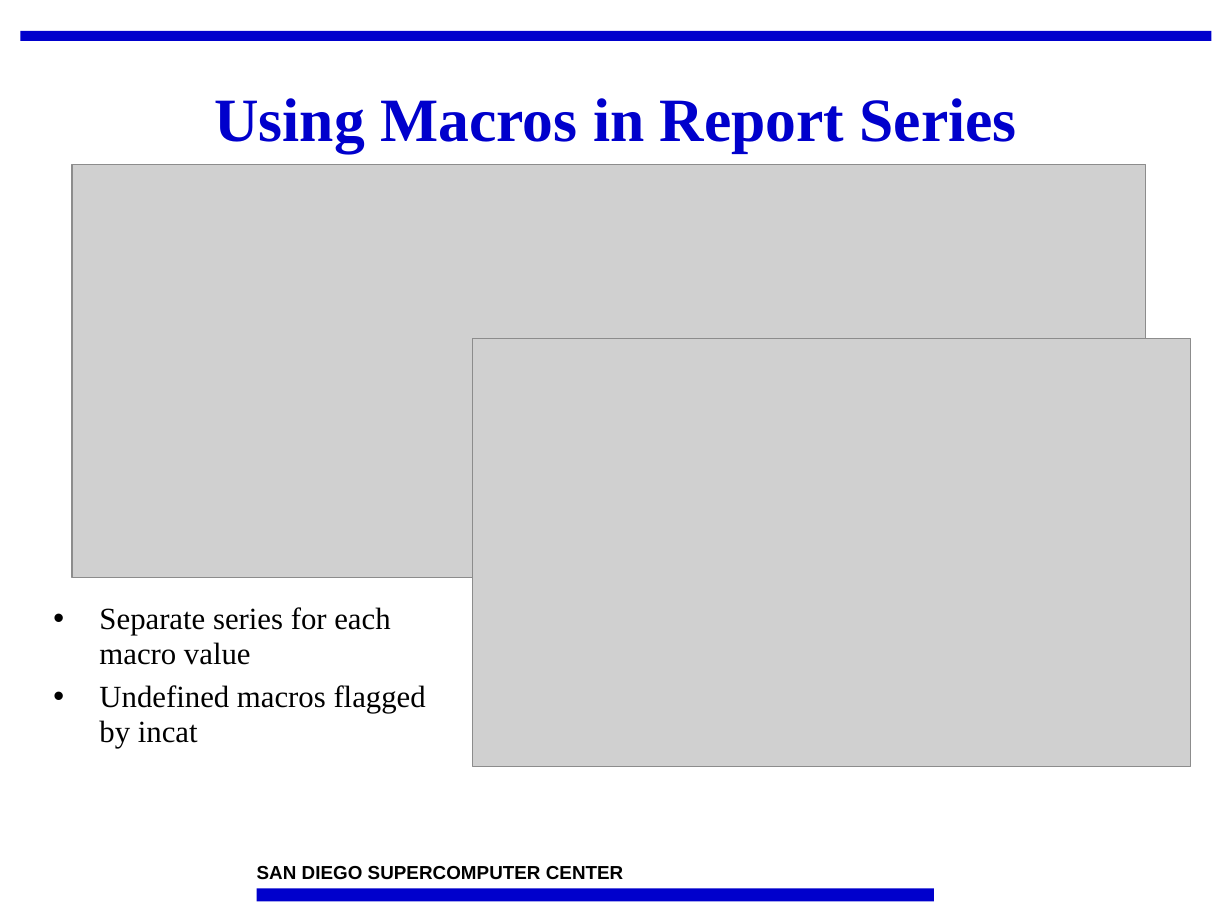
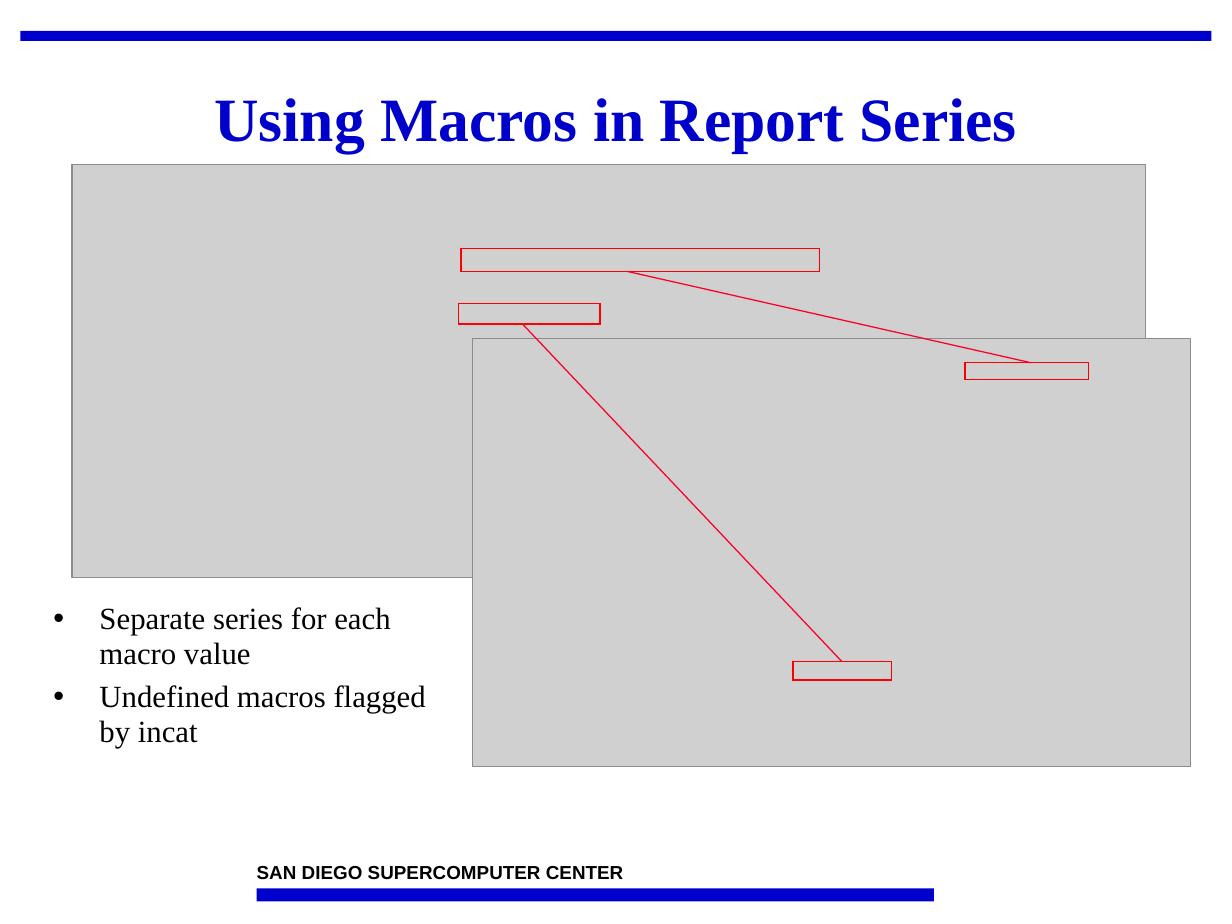
Before and after one commit to IncaProject/inca-xsede, a slide deck: slide 17 of talks/2008workshop/incat.ppt (slide 16 before the commit). Drawn at 1232x924 pixels with LibreOffice and Linux fonts; fonts in the diff are those of the drawing; grey boxes stand for pictures; background and template pictures are left out. Boxes give left, top, right and bottom in pixels: in the first picture for what was removed or moved away, otherwise in the second. Text is boxed around its words. In the diff, an @@ line names an element or a change of style, - is before the commit and + after.

```diff
--- a/talks/2008workshop/incat.ppt
+++ b/talks/2008workshop/incat.ppt
@@ rectangle added at bbox=[461, 249, 819, 271], outline #FF0000 0.74 pt @@
@@ line added from (627, 271) to (1031, 362), #FC0128 0.74 pt @@
@@ rectangle added at bbox=[458, 303, 600, 324], outline #FF0000 0.74 pt @@
@@ line added from (522, 324) to (841, 662), #FC0128 0.74 pt @@
@@ rectangle added at bbox=[965, 362, 1089, 379], outline #FF0000 0.74 pt @@
@@ rectangle added at bbox=[793, 662, 892, 680], outline #FF0000 0.74 pt @@
```
Also in this commit, not shown: 4 other slides changed, 1 slide added, 1 slide removed, 1 other file.
